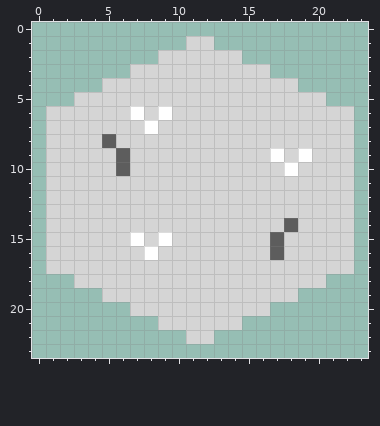
File history of a pixel-art sprite, assets/tiles/grass.png. That is the earlier state.
The file is 24x24 pixels.
The same view after the edit:
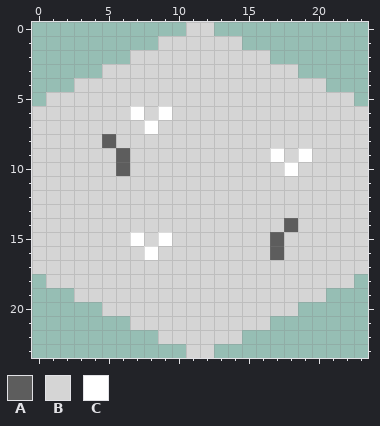
Palette (. is transparent): A #5d5d5d  B #d5d5d5  C #ffffff
Diff:
Changed rows in their new state; - is an unchanged pixel.
first column x 0:
 0 -----------BB-----------
 1 ---------BB--BB---------
 2 -------BB------BB-------
 3 -----BB----------BB-----
 4 ---BB--------------BB---
 5 -BB------------------BB-
 6 B----------------------B
 7 B----------------------B
 8 B----------------------B
 9 B----------------------B
10 B----------------------B
11 B----------------------B
12 B----------------------B
13 B----------------------B
14 B----------------------B
15 B----------------------B
16 B----------------------B
17 B----------------------B
18 -BB------------------BB-
19 ---BB--------------BB---
20 -----BB----------BB-----
21 -------BB------BB-------
22 ---------BB--BB---------
23 -----------BB-----------
Where, in picture pixels (left, top, right, bottom), the same in both pictures:
added: (32, 22, 368, 358)
